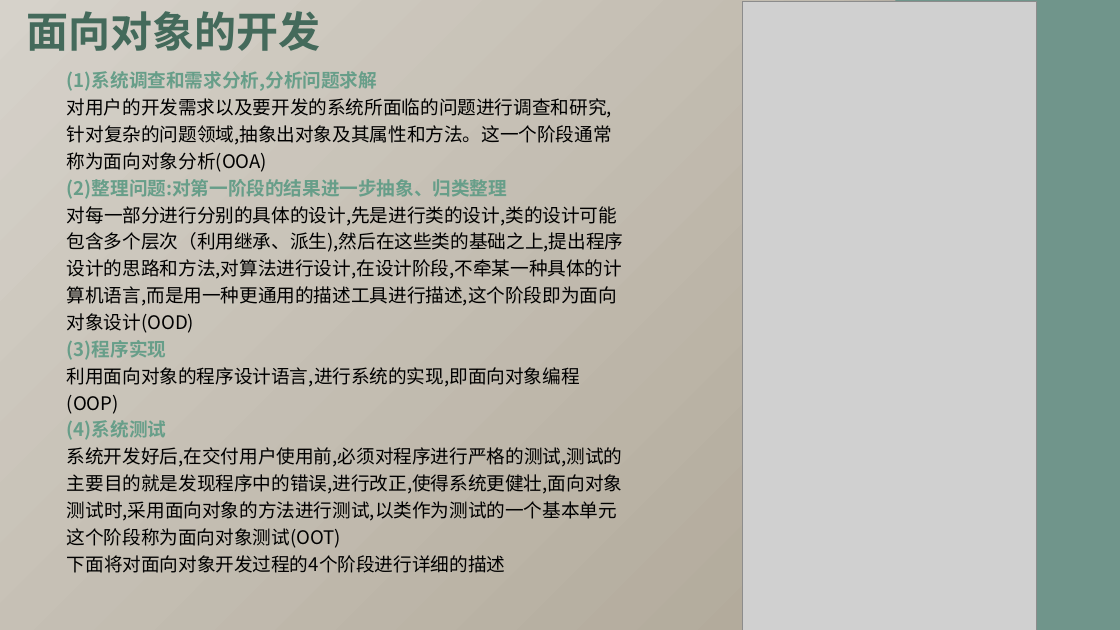
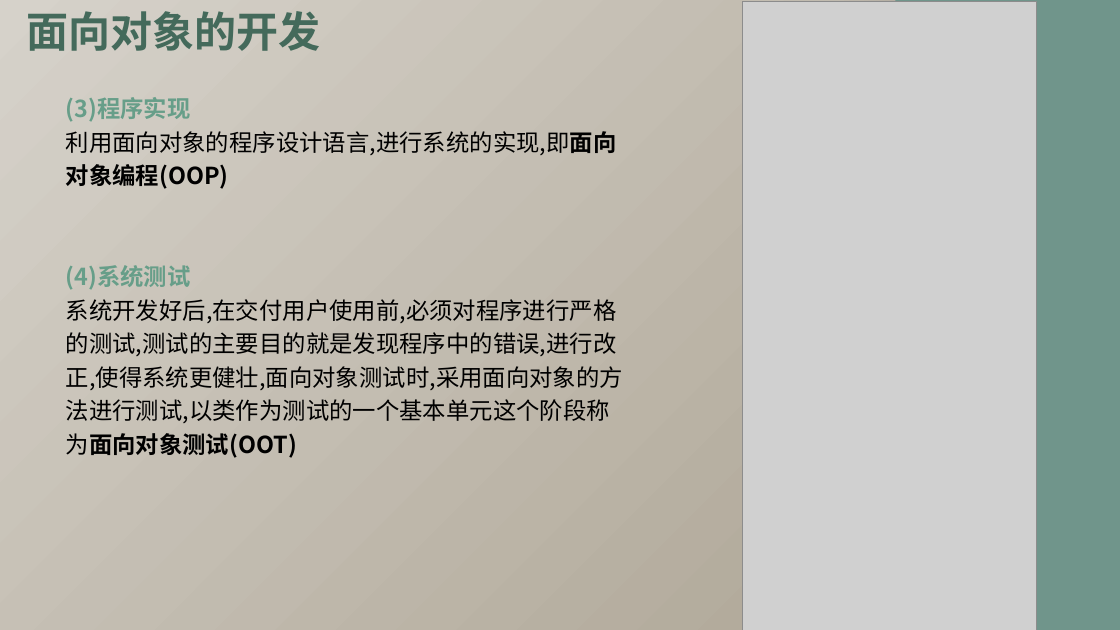
Before and after one commit to Ysuny2333/SRA2022-G15, a slide deck: slide 21 of 翻转课堂/SRA2022-G15-面向对象技术和建模方法.pptx (slide 19 before the commit). Drawn at 1120x630 pixels with LibreOffice and Linux fonts; fonts in the diff are those of the drawing; grey boxes stand for pictures. Boxes give left, top, right and bottom in pixels: in the first picture for what was removed or moved away, otherwise in the second. Text is boxed around its words. In the diff, an @@ line names an element or a change of style, - is before the commit and + after.

Commit message:
Update SRA2022-G15-面向对象技术和建模方法.pptx
面向对象技术和建模方法v1.1.0

```diff
--- a/翻转课堂/SRA2022-G15-面向对象技术和建模方法.pptx
+++ b/翻转课堂/SRA2022-G15-面向对象技术和建模方法.pptx
@@ text "(3)程序实现": place and size @@
-text "(3)程序实现" at (67, 71, 624, 573)
+text "(3)程序实现" at (66, 97, 623, 458)
@@ text "(3)程序实现" at (66, 97, 623, 458): size 16 to 20 pt; bold on in "利用面向对象的程序设计语言,进行系统的实现,即面向对象编程(OOP)", "系统开发好后,在交付用户使用前,必须对程序进行严格的测试,测试的主要目的就是发现程序中的错误,进行改正,使得系统更健壮, ..." @@
@@ text at (67, 71, 624, 333): paragraphs removed @@
-(1)系统调查和需求分析,分析问题求解
-对用户的开发需求以及要开发的系统所面临的问题进行调查和研究,针对复杂的问题领域,抽象出对象及其属性和方法。这一个阶段通常称为面向对象分析(OOA)
-(2)整理问题:对第一阶段的结果进一步抽象、归类整理
-对每一部分进行分别的具体的设计,先是进行类的设计,类的设计可能包含多个层次（利用继承、派生),然后在这些类的基础之上,提出程序设计的思路和方法,对算法进行设计,在设计阶段,不牵某一种具体的计算机语言,而是用一种更通用的描述工具进行描述,这个阶段即为面向对象设计(OOD)
@@ text at (67, 555, 506, 573): paragraph removed @@
-下面将对面向对象开发过程的4个阶段进行详细的描述
```
Also in this commit, not shown: 20 other slides changed, 3 slides added, 1 slide removed.
